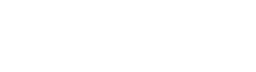
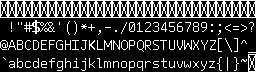
Layer changes from the first (256, 72) image to the second:
added layer "Black outline" over left=0, top=1, right=256, bottom=72
